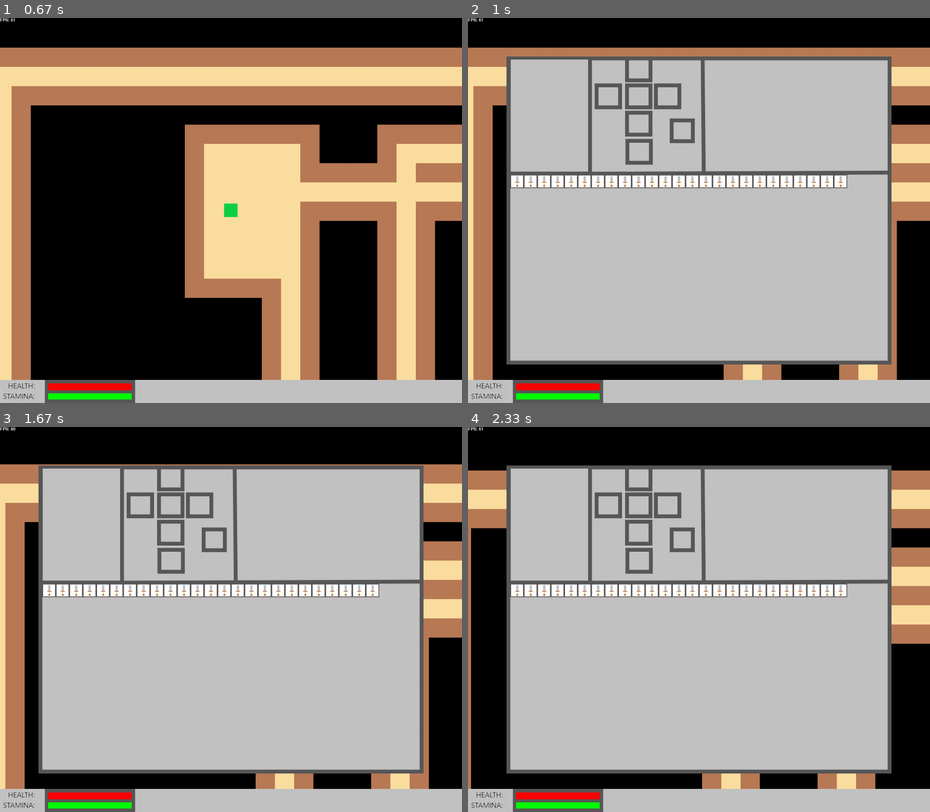
Above: before the commit, frames 1-4 (two rows, left to right).
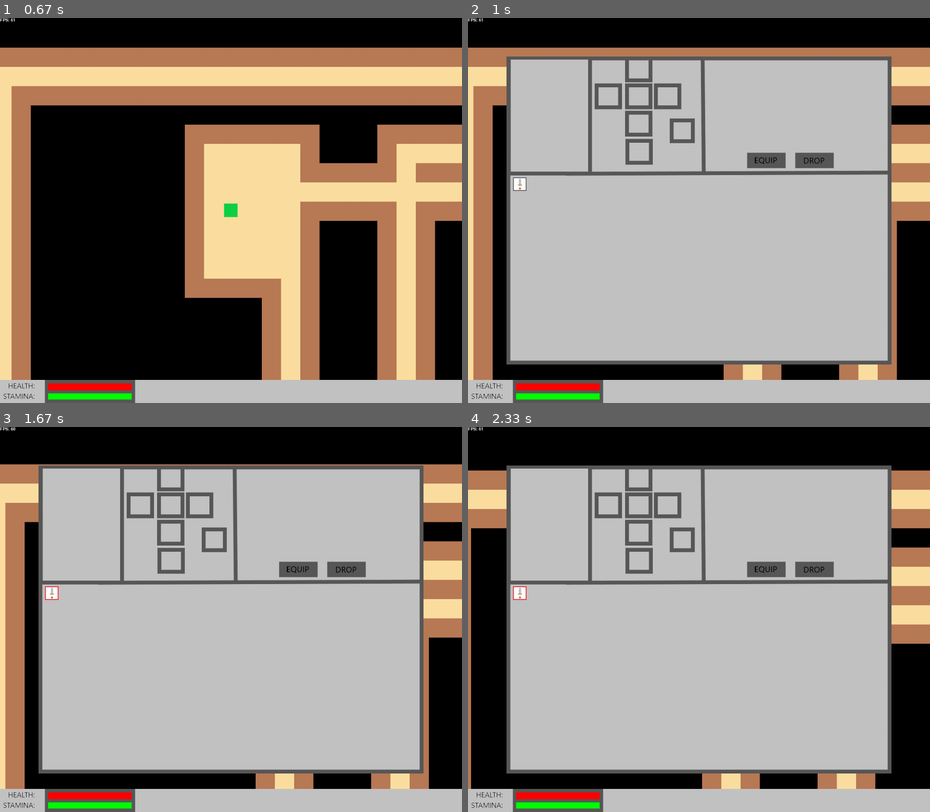
Above: after the commit, the same moments.

Repository: legotrainkid/Python-Pygame-Dungeon-Crawler
Game: pygame game, started from main.py
Same seed, same stepped clock (60 frames per second), same inputs: the game is played once before the commit and once after it.
Inputs (mouse positions are in pixels of both pictures, inside the frame that each line leads up to):
- Up to frame 1 (0.67 s): hold D from 0.33 s (still down)
- Up to frame 2 (1 s): release D at 0.8 s; tap E at 0.83 s
- Up to frame 3 (1.67 s): click (50, 592) at 1.22 s; hold W from 1.5 s (still down)
- Up to frame 4 (2.33 s): release W at 1.8 s; hold D 1.83-2.3 s

Frame 1 is identical in both runs. In frame 2, 3.0% of the frame differs, in the area x 9-83%, y 34-45%; in frame 3, 3.0%; in frame 4, 3.0%.

Commit message:
added selectable items and equip and drop buttons

Diff:
--- a/main.py
+++ b/main.py
@@ -30,7 +30,9 @@
 
         self.screen.fill(self.BLACK)
 
-        self.items = {"sword" : {"image" : pygame.image.load("graphics/items/inventory/sword.png").convert()}}
+        self.items = {"sword" : {"image" : pygame.image.load("graphics/items/inventory/sword.png").convert(),
+                                 "selected" : pygame.image.load("graphics/items/inventory/sword_selected.png").convert(),
+                                 "type" : "melee"}}
 
         loading = "LOADING..."
         text = self.SCORE_FONT.render(loading, 1, self.WHITE)
@@ -85,9 +87,7 @@
         self.all_sprites.add(self.hud)
         self.inventory = Inventory(self.player)
         self.all_sprites.add(self.inventory)
-        adding = True
-        for i in range(25):
-            self.inventory.add_item(self.items["sword"])
+        self.inventory.add_item(self.items["sword"])
 
     def update_fps(self):
         fps = "FPS: " + str(math.ceil(self.clock.get_fps()))
@@ -147,6 +147,7 @@
         enemies = self.enemies.sprites()
         tile_map = []
         game_over = False
+        mouse_sprite = Sprite_Mouse_Location()
         for y in range(len(self.world_map)):
             row = []
             for x in range(len(self.world_map[y])):
@@ -195,6 +196,16 @@
                     elif event.key == pygame.K_SPACE:
                         self.player.sprint = False
                         self.update_frames = 5
+                elif event.type == pygame.MOUSEBUTTONDOWN:
+                    if self.inventory.show:
+                        if event.button == 1:
+                            mouse_sprite.rect.x , mouse_sprite.rect.y = pygame.mouse.get_pos() # have to have this to update mouse here or get wrong location
+                            for s in self.inventory.items: #can't have outside the event or it will continuously check
+                                if pygame.sprite.collide_rect(mouse_sprite, s):
+                                    self.inventory.selected = s
+                            for s in self.inventory.buttons:
+                                if pygame.sprite.collide_rect(mouse_sprite, s):
+                                    s.function()
 
             if self.player.sprint:
                 self.MOVE_SPEED = 4
@@ -541,6 +552,12 @@
 
         self.player = player
         self.items = []
+        self.buttons = []
+
+        self.selected = None
+
+        self.buttons.append(Button(pygame.image.load("graphics/hud/equip_button.png").convert(), 725, 350, self.equip_item))
+        self.buttons.append(Button(pygame.image.load("graphics/hud/drop_button.png").convert(), 850, 350, self.drop_item))
 
     def add_item(self, item_data):
         if len(self.items) < 364:
@@ -552,17 +569,38 @@
     def draw(self, screen):
         if self.show:
             screen.blit(self.image, self.rect)
-            x = 110
-            y = 407
+            x = 117
+            y = 414
             i = 1
             for item in self.items:
-                if i == 29:
+                if i == 21:
                     i = 1
-                    x = 110
-                    y += 35
+                    x = 117
+                    y += 49
                 item.draw(x, y, screen)
-                x += 35
+                x += 49
                 i += 1
+            for button in self.buttons:
+                button.draw(screen)
+
+    def update(self):
+        if not self.show:
+            self.selected = None
+        for item in self.items:
+            if item == self.selected:
+                item.image = item.item["selected"]
+            else:
+                item.image = item.item["image"]
+
+    def drop_item(self):
+        if self.selected:
+            for i in range(len(self.items)):
+                if self.items[i] == self.selected:
+                    del self.items[i]
+                    break
+
+    def equip_item(self):
+        print("equiped")
 
 class Inventory_Item(pygame.sprite.Sprite):
     def __init__(self, item_data):
@@ -578,6 +616,23 @@
         self.rect.y = y
         screen.blit(self.image, self.rect)
 
+class Sprite_Mouse_Location(pygame.sprite.Sprite):
+    def __init__(self):
+        pygame.sprite.Sprite.__init__(self)
+        self.rect = pygame.Rect( 0 , 0 , 1 , 1 )
+
+class Button(pygame.sprite.Sprite):
+    def __init__(self, image, x, y, function):
+        self.image = image
+        self.rect = self.image.get_rect()
+
+        self.rect.x = x
+        self.rect.y = y
+        self.function = function
+
+    def draw(self, screen):
+        screen.blit(self.image, self.rect)
+
 if __name__ == "__main__":
     game = Game()
     game.main()
Binary file added: graphics/hud/drop_button.png
Binary file added: graphics/hud/equip_button.png
Binary file added: graphics/items/inventory/sword_selected.png
